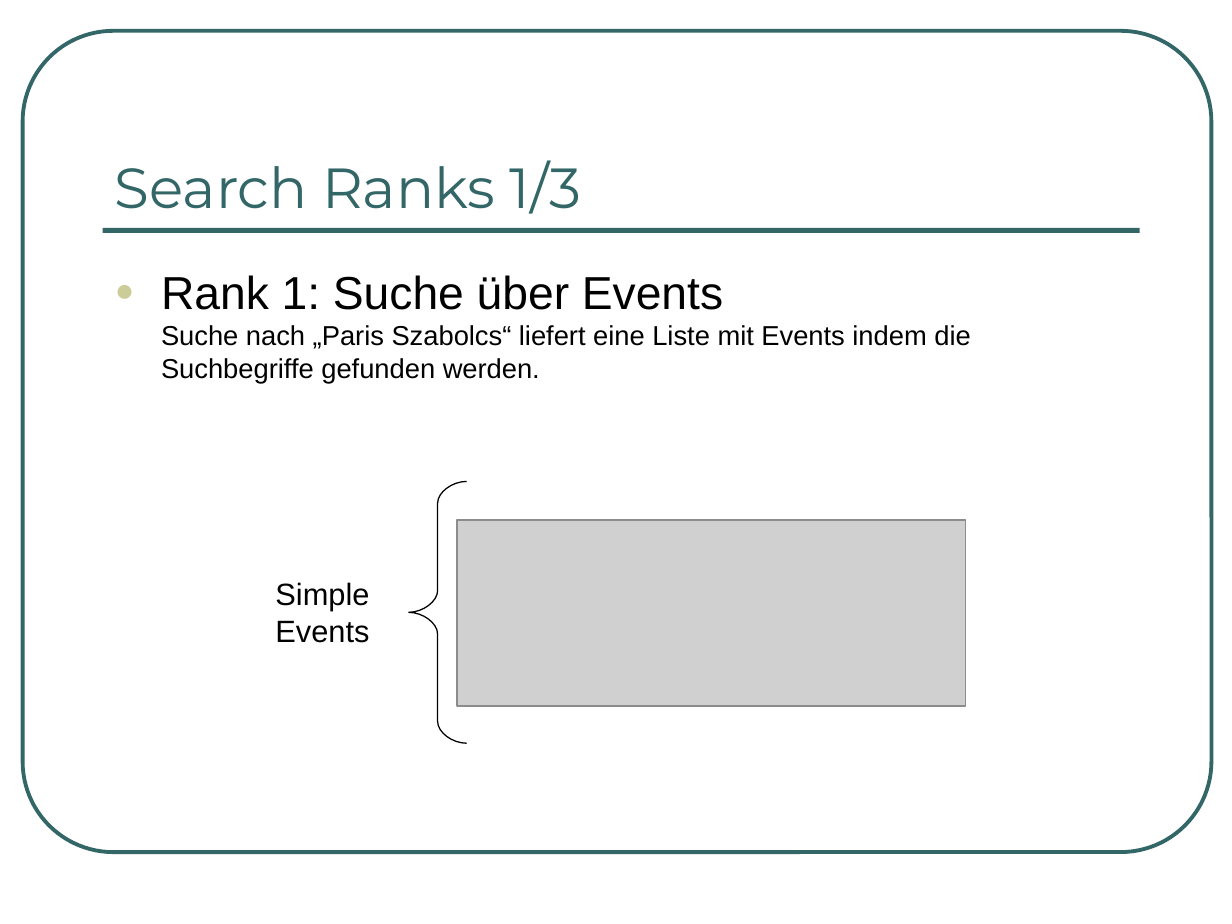
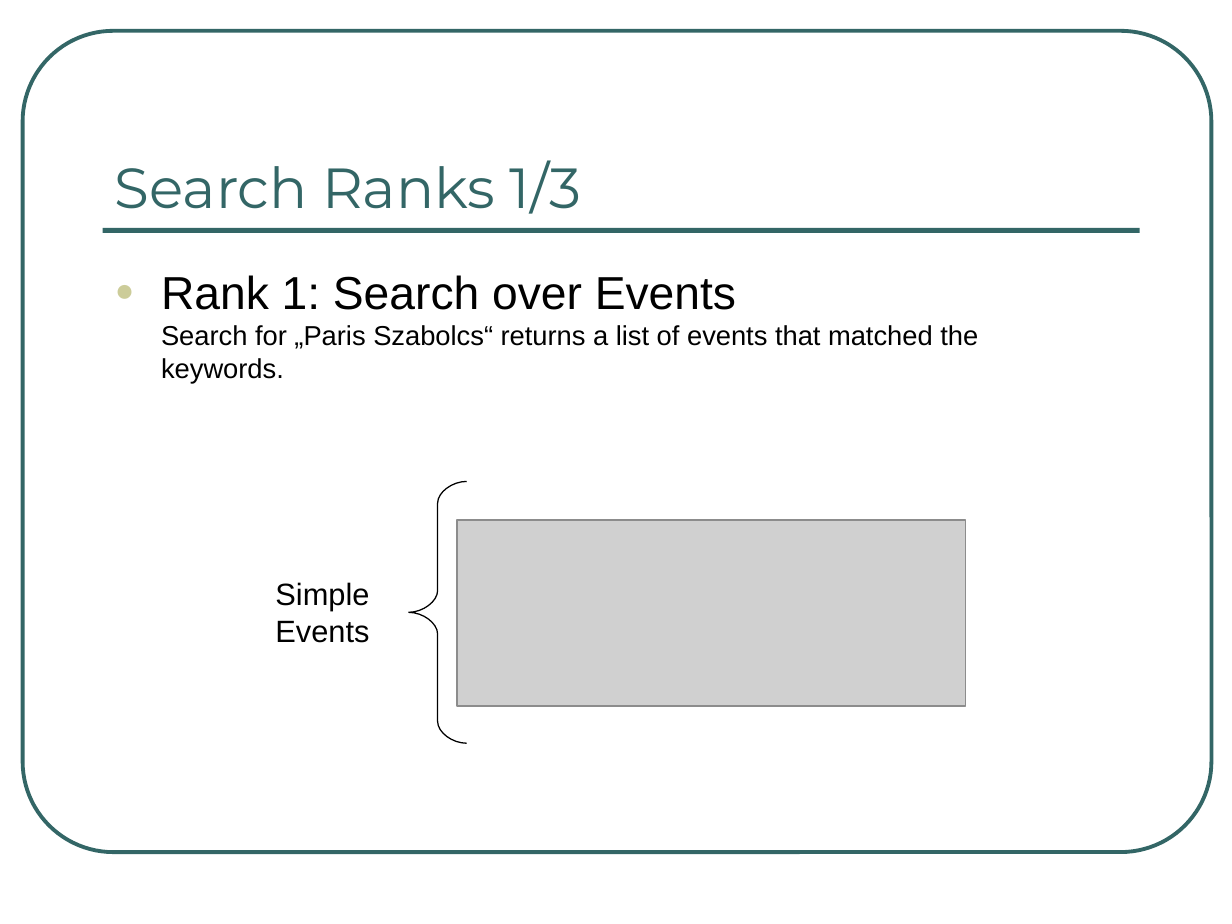
Before and after one commit to BackupTheBerlios/springbreak, a slide deck: slide 9 of sena/SzabolcsDiplomarbeit/Event Cloud Presentation.ppt (slide 2 before the commit). Drawn at 1232x924 pixels with LibreOffice and Linux fonts; fonts in the diff are those of the drawing; grey boxes stand for pictures. Boxes give left, top, right and bottom in pixels: in the first picture for what was removed or moved away, otherwise in the second. Text is boxed around its words. In the diff, an @@ line names an element or a change of style, - is before the commit and + after.

```diff
--- a/sena/SzabolcsDiplomarbeit/Event Cloud Presentation.ppt
+++ b/sena/SzabolcsDiplomarbeit/Event Cloud Presentation.ppt
@@ text at [161,275,978,384]: text changed @@
-● Rank 1: Suche über Events
-  Suche nach „Paris Szabolcs“ liefert eine Liste mit Events indem die Suchbegriffe gefunden werden.
+● Rank 1: Search over Events
+  Search for „Paris Szabolcs“ returns a list of events that matched the keywords.
```
Also in this commit, not shown: 3 other slides changed, 19 slides added, 14 slides removed.
